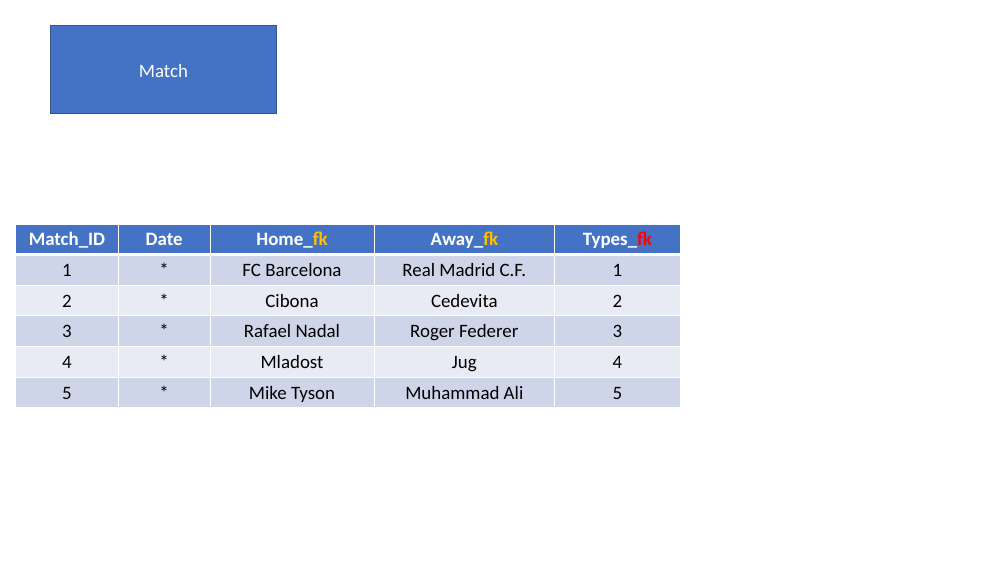
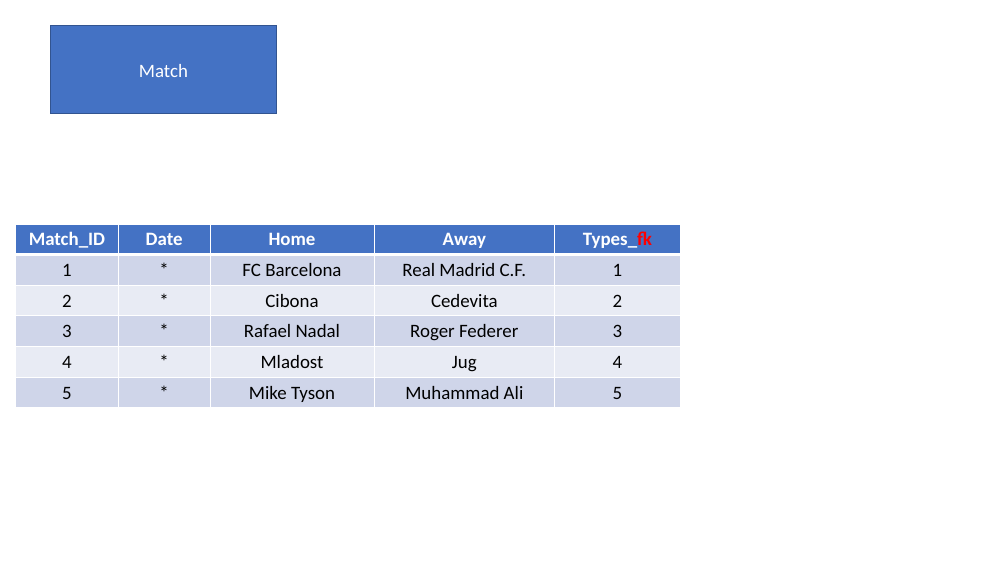
Before and after one commit to LjuboM/Betting-app, a slide deck: slide 7 of Database Logic.pptx. Drawn at 1008x567 pixels with LibreOffice and Linux fonts; fonts in the diff are those of the drawing. Boxes give left, top, right and bottom in pixels: in the first picture for what was removed or moved away, otherwise in the second. Text is boxed around its words. In the diff, an @@ line names an element or a change of style, - is before the commit and + after.

```diff
--- a/Database Logic.pptx
+++ b/Database Logic.pptx
@@ table at (16, 224, 681, 407) @@
-row 1, column 3: Home_fk
+row 1, column 3: Home
-row 1, column 4: Away_fk
+row 1, column 4: Away
```
Also in this commit, not shown: 3 other files.
